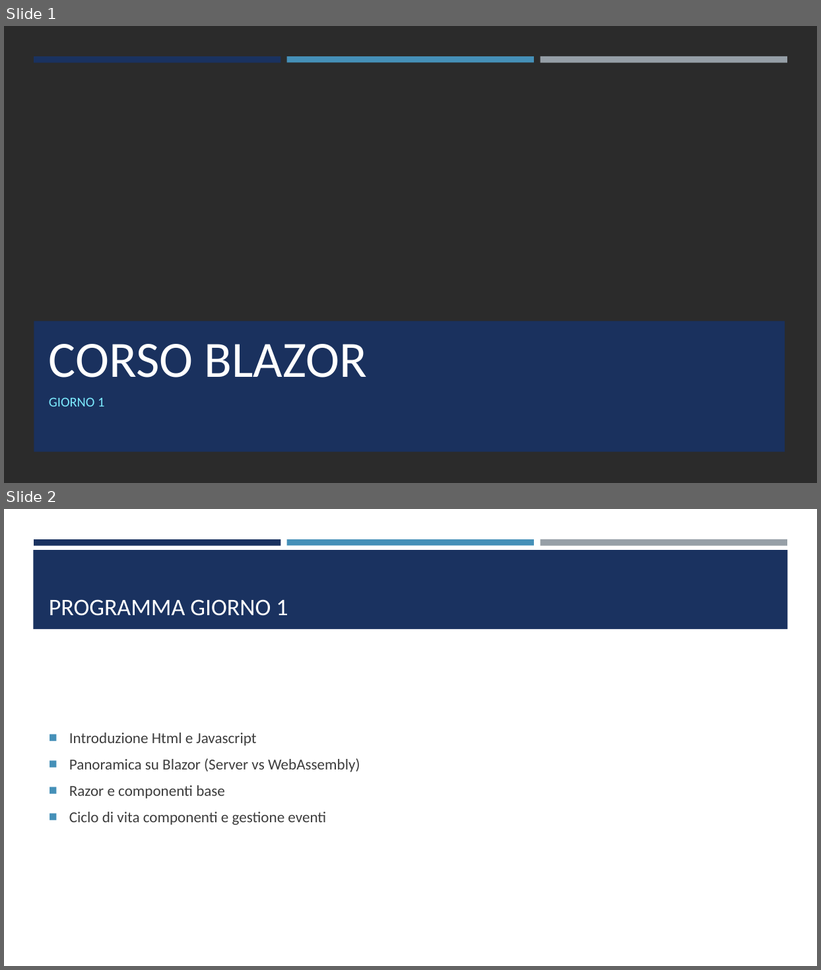
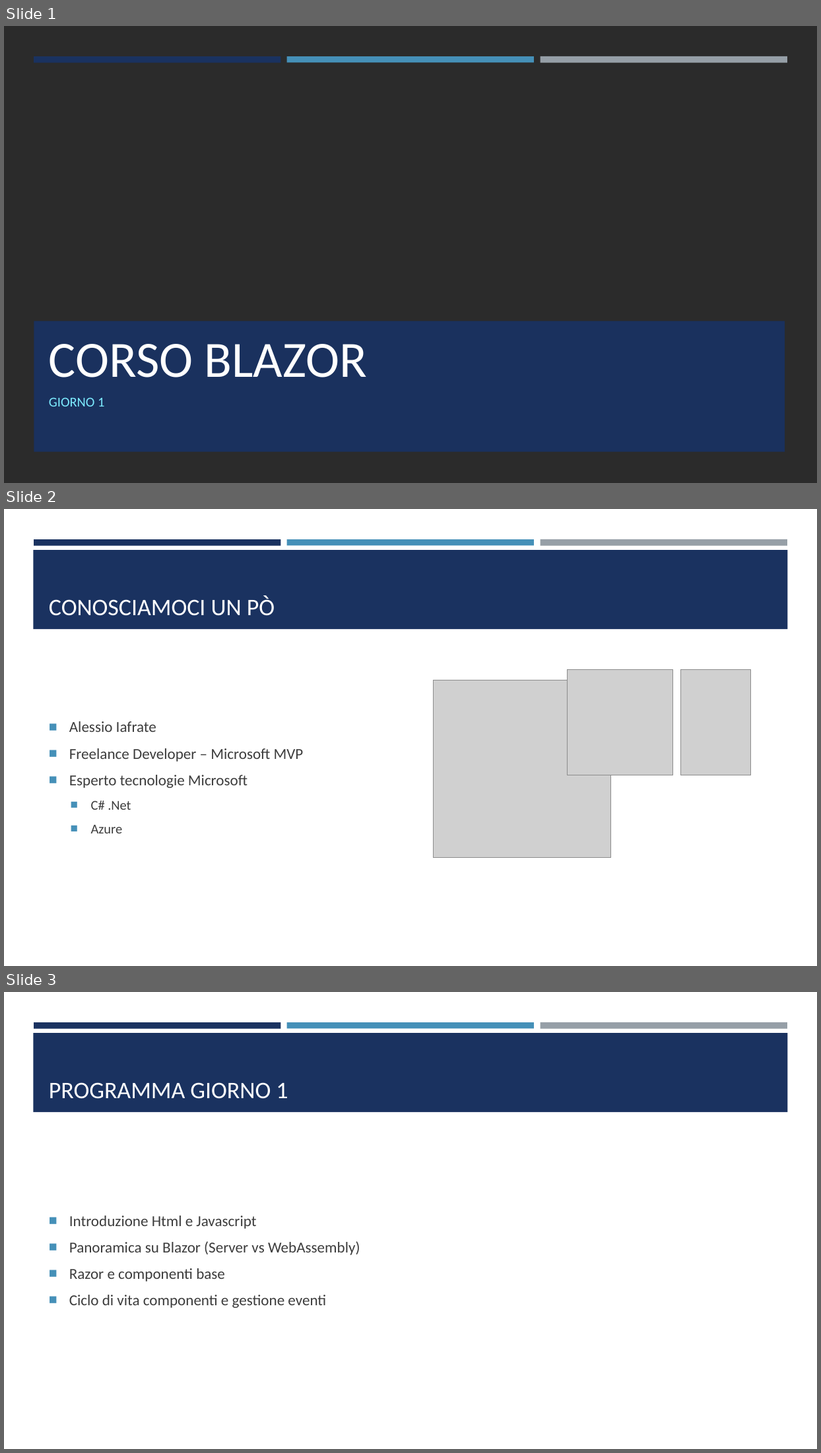
Before and after one commit to a-iafrate/forel_corso_blazor, a slide deck: slides/blazor_giorno_1.pptx. Shown one above the other, each under a label of ours: slides 1 and 2 before the commit, slides 1, 2 and 3 after it. The pictures are 821x970 and 821x1453 pixels, drawn with LibreOffice and Linux fonts; fonts in the diff are those of the drawing; grey boxes stand for pictures; background and template pictures are left out; a plain dark background stands for a picture behind light text. Boxes give left, top, right and bottom in pixels: in the first picture for what was removed or moved away, otherwise in the second. Text is boxed around its words. In the diff, an @@ line names an element or a change of style, - is before the commit and + after.

```diff
--- a/slides/blazor_giorno_1.pptx
+++ b/slides/blazor_giorno_1.pptx
@@ slide 2 added at (x1=4, y1=509, x2=817, y2=966), background #FFFFFF; not listed: 4 template elements that a slide beside it also shows @@
@@ title added at (x1=49, y1=595, x2=275, y2=616), 28 pt, text #FFFFFF @@
+CONOSCIAMOCI UN PÒ
@@ picture added at (x1=434, y1=680, x2=612, y2=858) @@
@@ picture added at (x1=568, y1=670, x2=673, y2=776) @@
@@ picture added at (x1=680, y1=670, x2=750, y2=776) @@
@@ text added at (x1=69, y1=722, x2=304, y2=834), 18 pt, text #3D3D3D @@
+■ Alessio Iafrate
+■ Freelance Developer – Microsoft MVP
+■ Esperto tecnologie Microsoft
+  ■ C# .Net
+  ■ Azure
@@ what was slide 2 is now slide 3 @@
```
Also in this commit, not shown: 3 other slides added, 10 other files.
